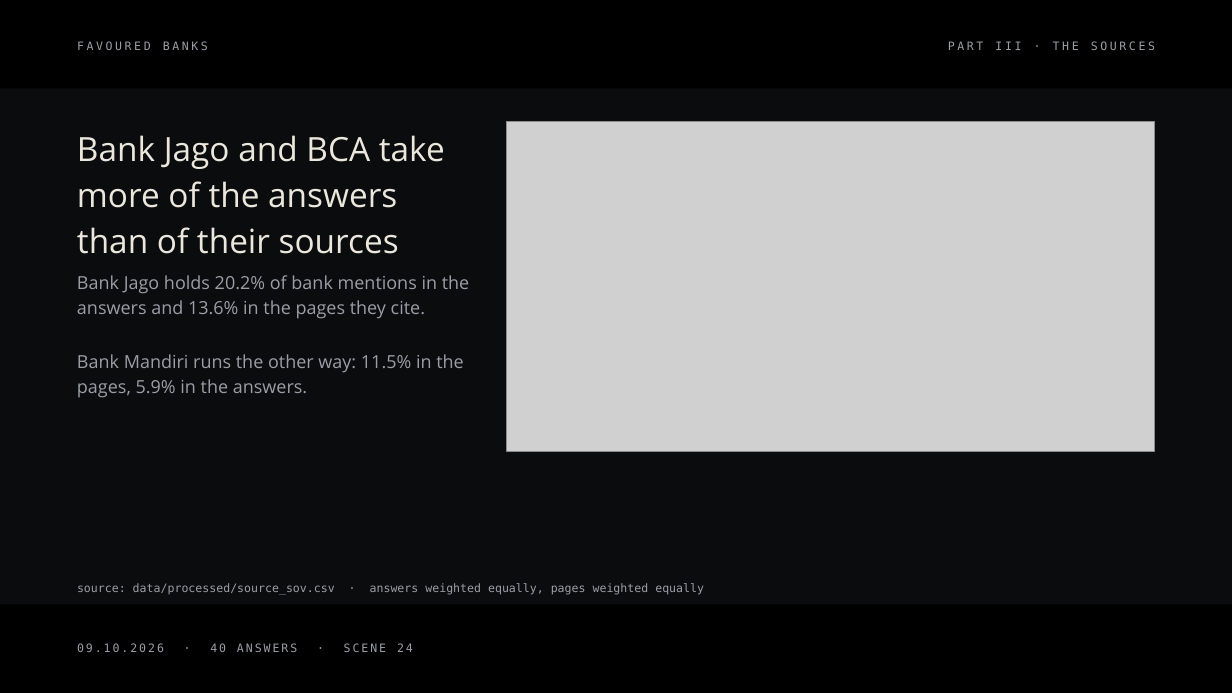
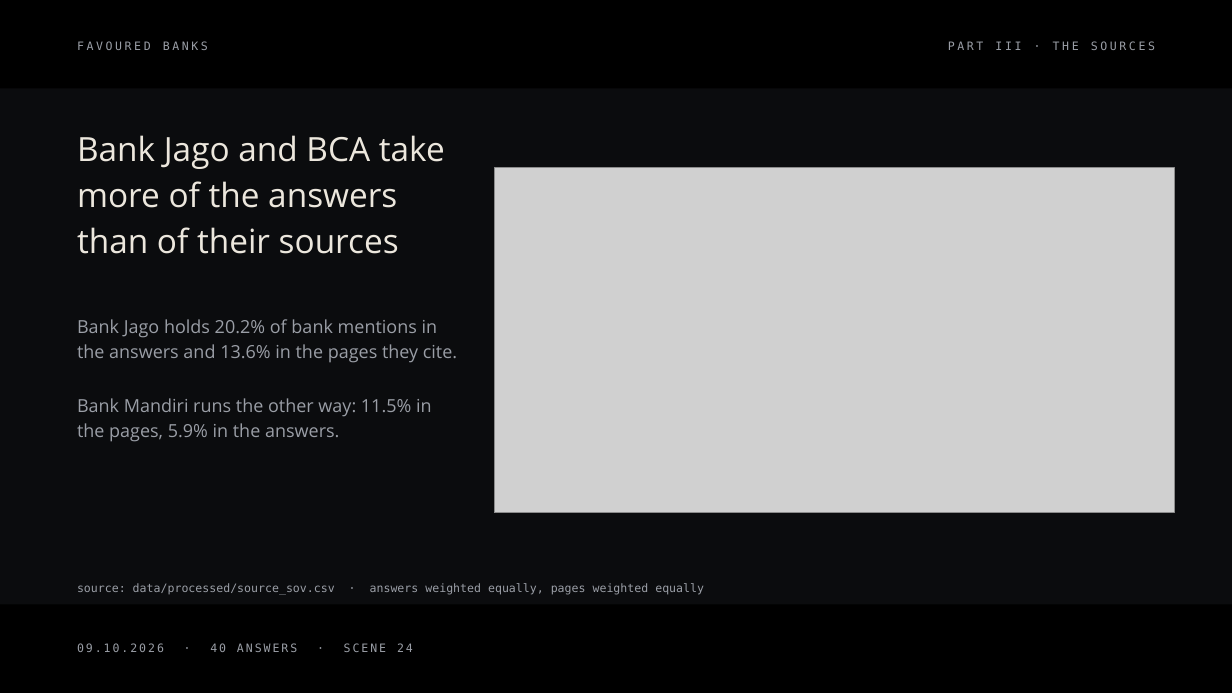
Before and after one commit to rgmwnn/geo-bank-visibility, a slide deck: slide 24 of deck/out/favoured-banks.pptx. Drawn at 1232x693 pixels with LibreOffice and Linux fonts; fonts in the diff are those of the drawing; grey boxes stand for pictures. Boxes give left, top, right and bottom in pixels: in the first picture for what was removed or moved away, otherwise in the second. Text is boxed around its words. In the diff, an @@ line names an element or a change of style, - is before the commit and + after.

```diff
--- a/deck/out/favoured-banks.pptx
+++ b/deck/out/favoured-banks.pptx
@@ picture resized from (x1=507, y1=122, x2=1155, y2=452) to (x1=494, y1=167, x2=1175, y2=513) @@
@@ text "Bank Jago holds 20.2% of ..." rewrapped from (x1=77, y1=275, x2=469, y2=319) to (x1=77, y1=319, x2=457, y2=363) @@
@@ text "Bank Mandiri runs the other ..." rewrapped from (x1=77, y1=354, x2=463, y2=398) to (x1=77, y1=398, x2=432, y2=442) @@
```
Also in this commit, not shown: 24 other slides changed, 8 other files.
